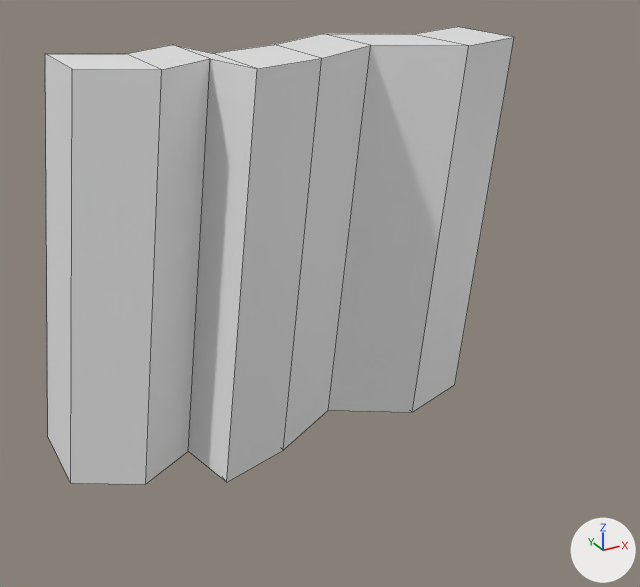
Renders of the Blender file blender/backdrop1.blend from each side of a commit.
Both versions are drawn from a camera (50 mm lens) standing at (-3.8, -16.64, 9.83) and looking at (4.2, -2.08, 2.55). The axes (+X, +Y, +Z) are drawn at lower right. The lights are the same throughout. Mesh edges are drawn as thin lines.
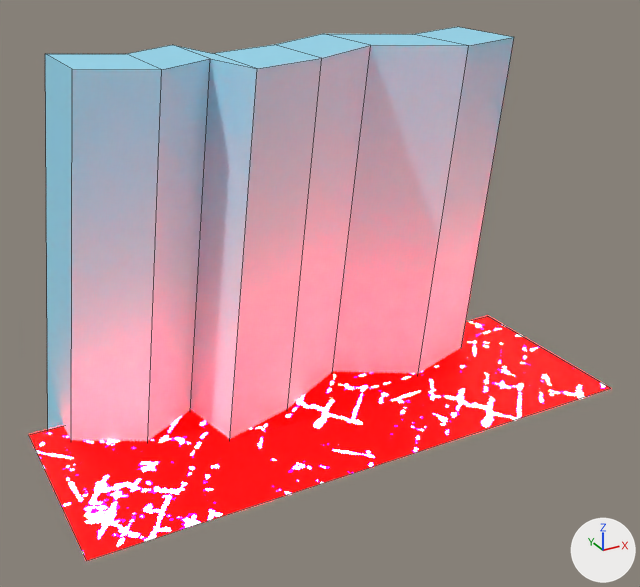
Location of each change, [x1, y1, x2, y2] in pixels of the pictures (640 x 587 px):
'Cube', recoloured (grey to pink): [45, 27, 514, 484] in both
'Plane', added: after [29, 316, 610, 560]

What changed in the scene script:
```text
Add img_hot_lava_png:
    img_hot_lava_png = load_image('hot_lava.png', '../textures/hot_lava.png', 364, 119, 'ACEScct')
Add mat_material_002:
    mat_material_002 = principled_material('Material.002')
    mat_material_002.base_color = (0.324, 0.759, 0.959)  # cyan #9ae2fa
Add mat_material_001:
    mat_material_001 = bpy.data.materials.new('Material.001')
    # uses the picture img_hot_lava_png
Change me_cube_001:
    where me_cube_001.from_pydata(...)  # 32 vertices, 30 faces; spans x -1.0..9.26, y -2.49..1.0, z -1.0..7.23
    add me_cube_001.materials.append(mat_material_002)  # cyan #9ae2fa
Add me_plane:
    me_plane.from_pydata(...)  # 4 vertices, 1 face; spans x -1.0..1.0, y -1.0..1.0, z 0.0
    me_plane.materials.append(mat_material_001)
Add ob_plane:
    ob_plane = bpy.data.objects.new('Plane', me_plane)
    ob_plane.location = (4.28, -2.53, 0.0)
    ob_plane.scale = (5.85, 2.15, 1.0)
```
